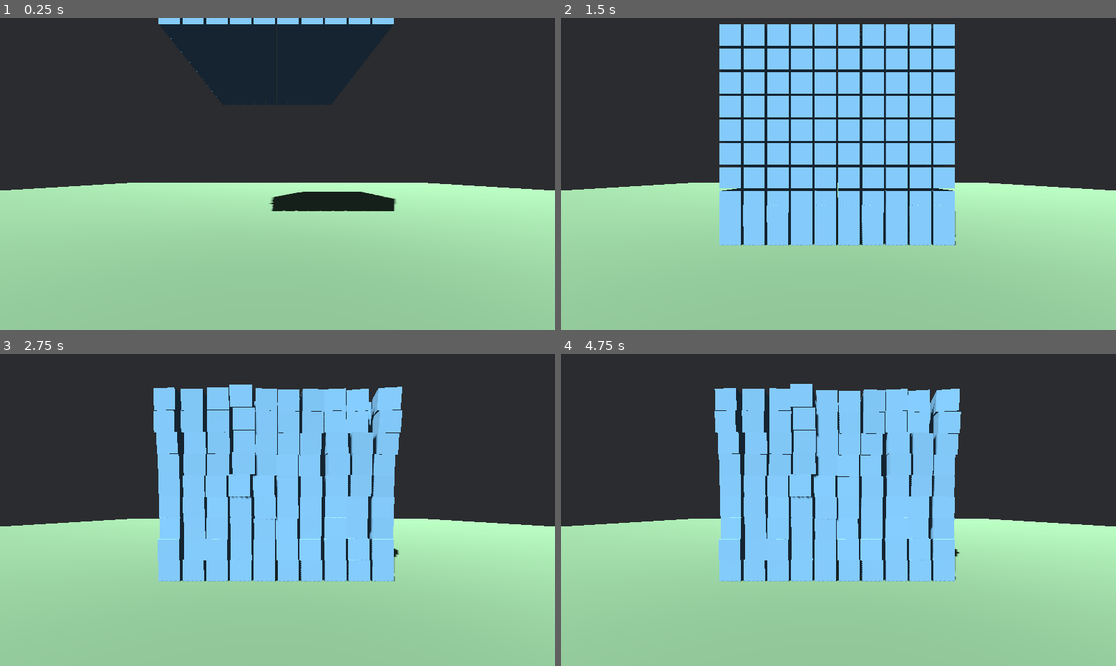
Above: before the commit, frames 1-4 (two rows, left to right).
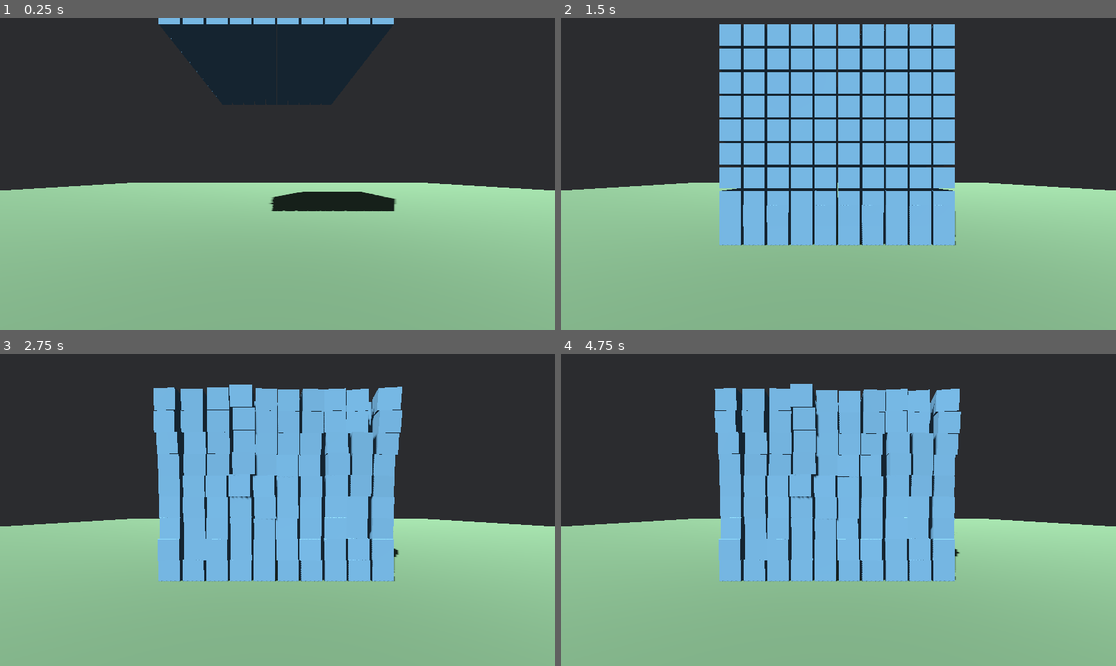
Above: after the commit, the same moments.

Repository: erikringwalters/jolt-test
Game: Godot game, scene res://main.tscn
Two runs of this game, one before a commit and one after it. Both use one fixed random seed, a clock stepped at 60 frames per second and the inputs below.
Inputs:
- Up to frame 1 (0.25 s): no input
- Up to frame 2 (1.5 s): no input
- Up to frame 3 (2.75 s): no input
- Up to frame 4 (4.75 s): no input

The runs differ from the first frame. In frame 1, 5.1% of the frame differs, in the area x 2-100%, y 52-69%; in frame 2, 7.1%; in frame 3, 13%; in frame 4, 17%, in the area x 2-100%, y 9-73%.

Commit message:
parallelization working in browser (Chrome based only)

Diff:
--- a/main.tscn
+++ b/main.tscn
@@ -20,6 +20,7 @@
 
 [node name="DirectionalLight3D" type="DirectionalLight3D" parent="."]
 transform = Transform3D(0.866025, 0.353553, -0.353554, 0, 0.707107, 0.707107, 0.5, -0.612372, 0.612373, 0, 50, 0)
+light_energy = 0.75
 shadow_enabled = true
 
 [node name="Camera3D" type="Camera3D" parent="."]
Not shown, changed: export_presets.cfg
